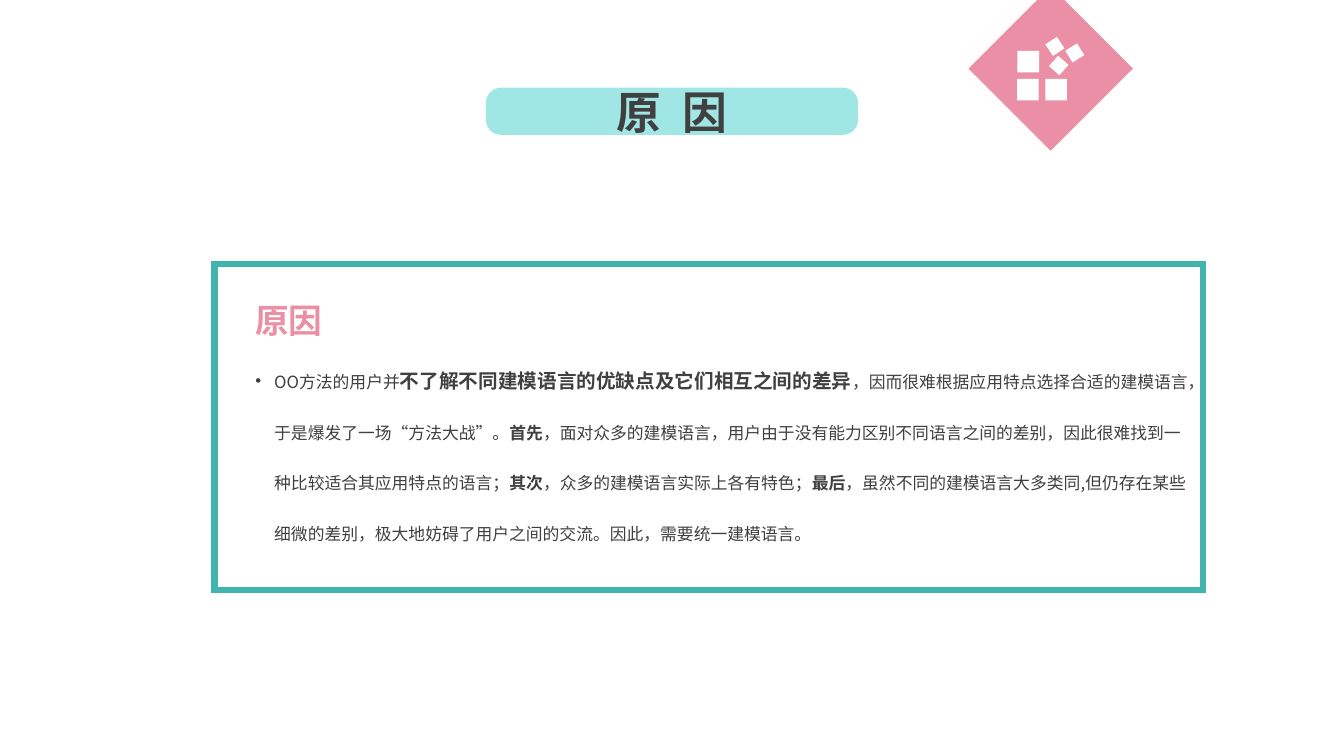
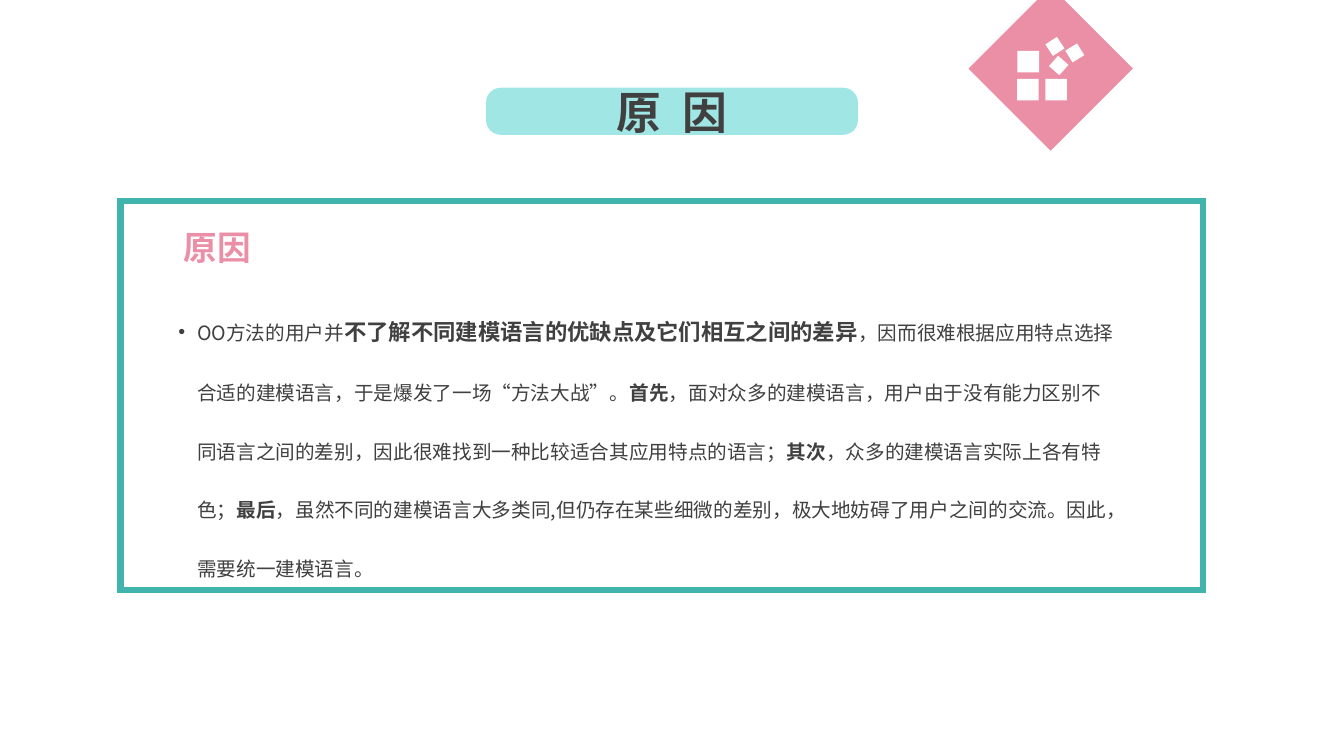
Before and after one commit to lenovo-wu/G016ZUCC-SRA2022, a slide deck: slide 7 of 翻转课堂/翻转课堂.pptx. Drawn at 1344x756 pixels with LibreOffice and Linux fonts; fonts in the diff are those of the drawing; background and template pictures are left out. Boxes give left, top, right and bottom in pixels: in the first picture for what was removed or moved away, otherwise in the second. Text is boxed around its words. In the diff, an @@ line names an element or a change of style, - is before the commit and + after.

```diff
--- a/翻转课堂/翻转课堂.pptx
+++ b/翻转课堂/翻转课堂.pptx
@@ rectangle: place and size @@
-rectangle at [215,264,1204,590]
+rectangle at [121,202,1204,591]
@@ text "原因": place and size @@
-text "原因" at [255,305,322,336]
+text "原因" at [184,232,251,263]
@@ text "OO方法的用户并不了解不同建模语言的优缺点及它们相互之间的差异，因而很难根据应用特点选择合适的建模语言，于是爆发了一场“ ...": place and size @@
-text "OO方法的用户并不了解不同建模语言的优缺点及它们相互之间的差异，因而很难根据应用特点选择合适的建模语言，于是爆发了一场“ ..." at [274,371,1204,542]
+text "OO方法的用户并不了解不同建模语言的优缺点及它们相互之间的差异，因而很难根据应用特点选择合适的建模语言，于是爆发了一场“ ..." at [197,323,1126,578]
@@ text "OO方法的用户并不了解不同建模语言的优缺点及它们相互之间的差异，因而很难根据应用特点选择合适的建模语言，于是爆发了一场“ ..." at [197,323,1126,578]: size 12 to 14 pt, size 14 to 16 pt in "OO方法的用户并不了解不同建模语言的优缺点及它们相互之间的差异，因而很难根据应用特点选择合适的建模语言，于是爆发了一场“ ..." @@
```
Also in this commit, not shown: 5 other slides changed, 1 slide added.
